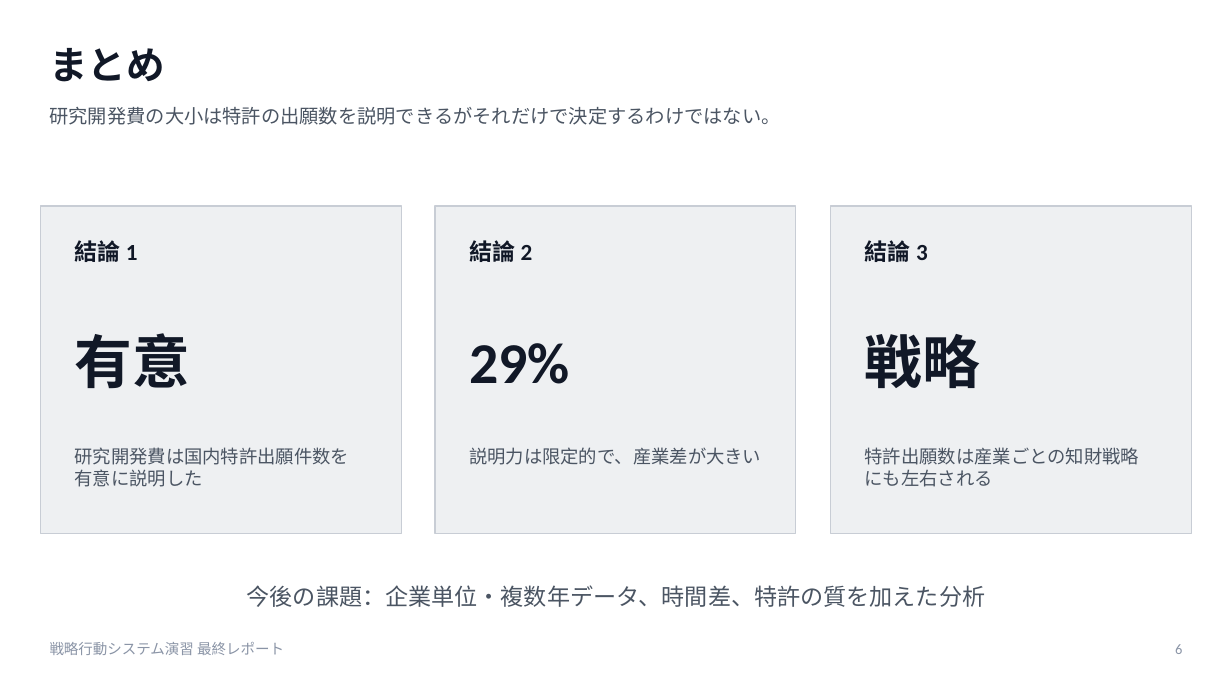
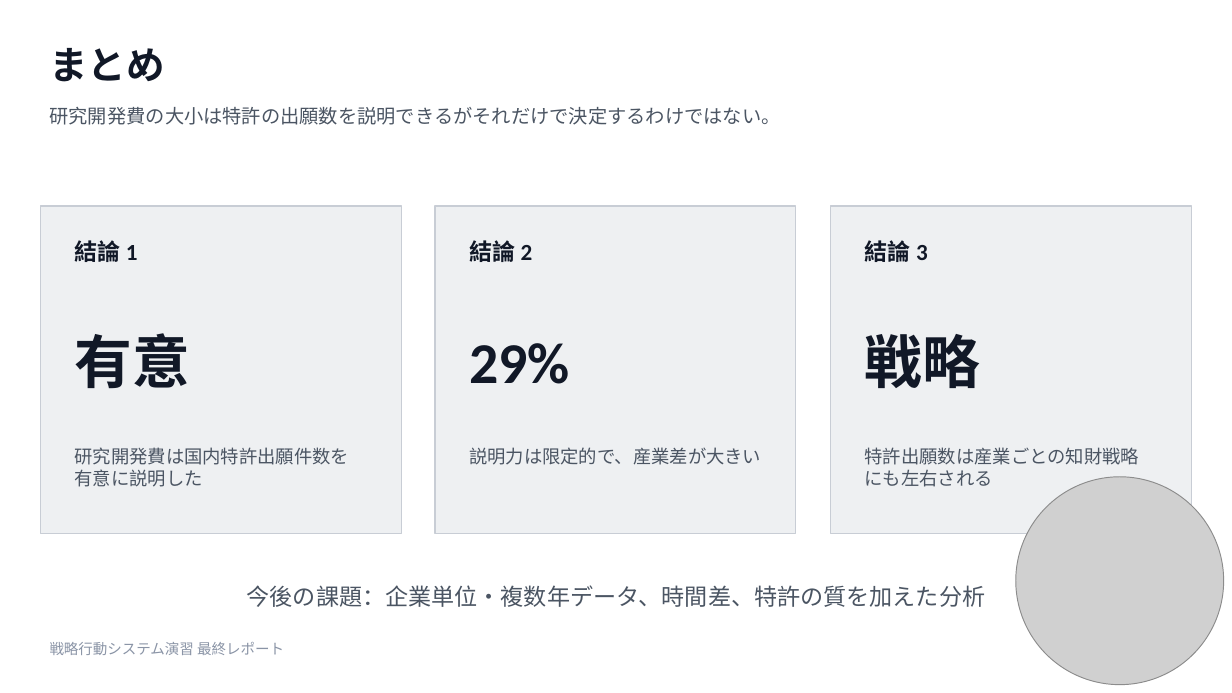
Before and after one commit to messier1296/univercity_note, a slide deck: slide 6 of 2026-spring/strategic_system/final_report/202410178_今村隼人.pptx. Drawn at 1232x693 pixels with LibreOffice and Linux fonts; fonts in the diff are those of the drawing; grey boxes stand for pictures. Boxes give left, top, right and bottom in pixels: in the first picture for what was removed or moved away, otherwise in the second. Text is boxed around its words. In the diff, an @@ line names an element or a change of style, - is before the commit and + after.

```diff
--- a/2026-spring/strategic_system/final_report/202410178_今村隼人.pptx
+++ b/2026-spring/strategic_system/final_report/202410178_今村隼人.pptx
@@ picture added at (x1=1016, y1=477, x2=1224, y2=685) @@
@@ text removed at (x1=1175, y1=644, x2=1182, y2=654) @@
-6
```
Also in this commit, not shown: 5 other slides changed, 31 other files.
